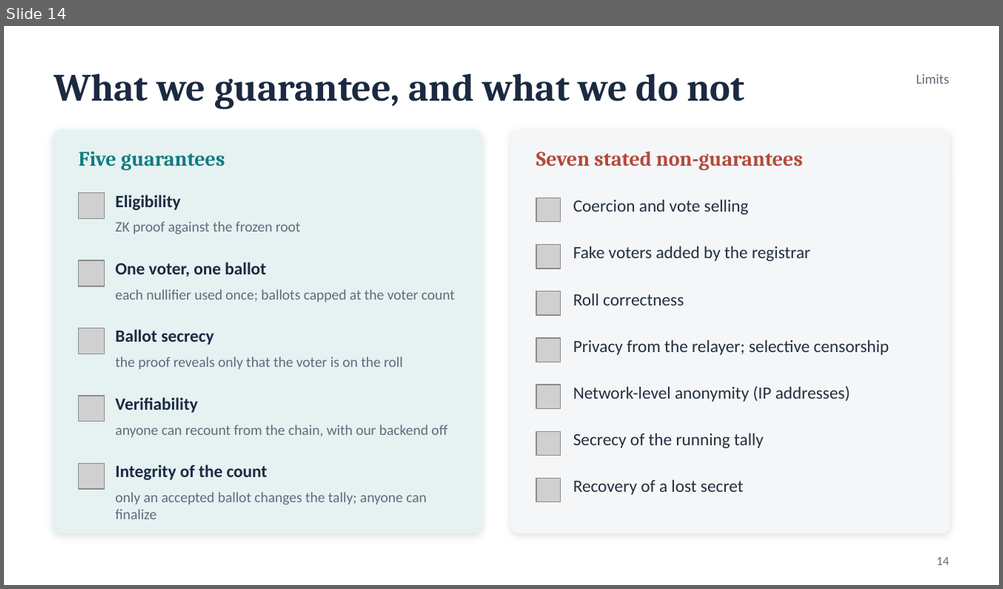
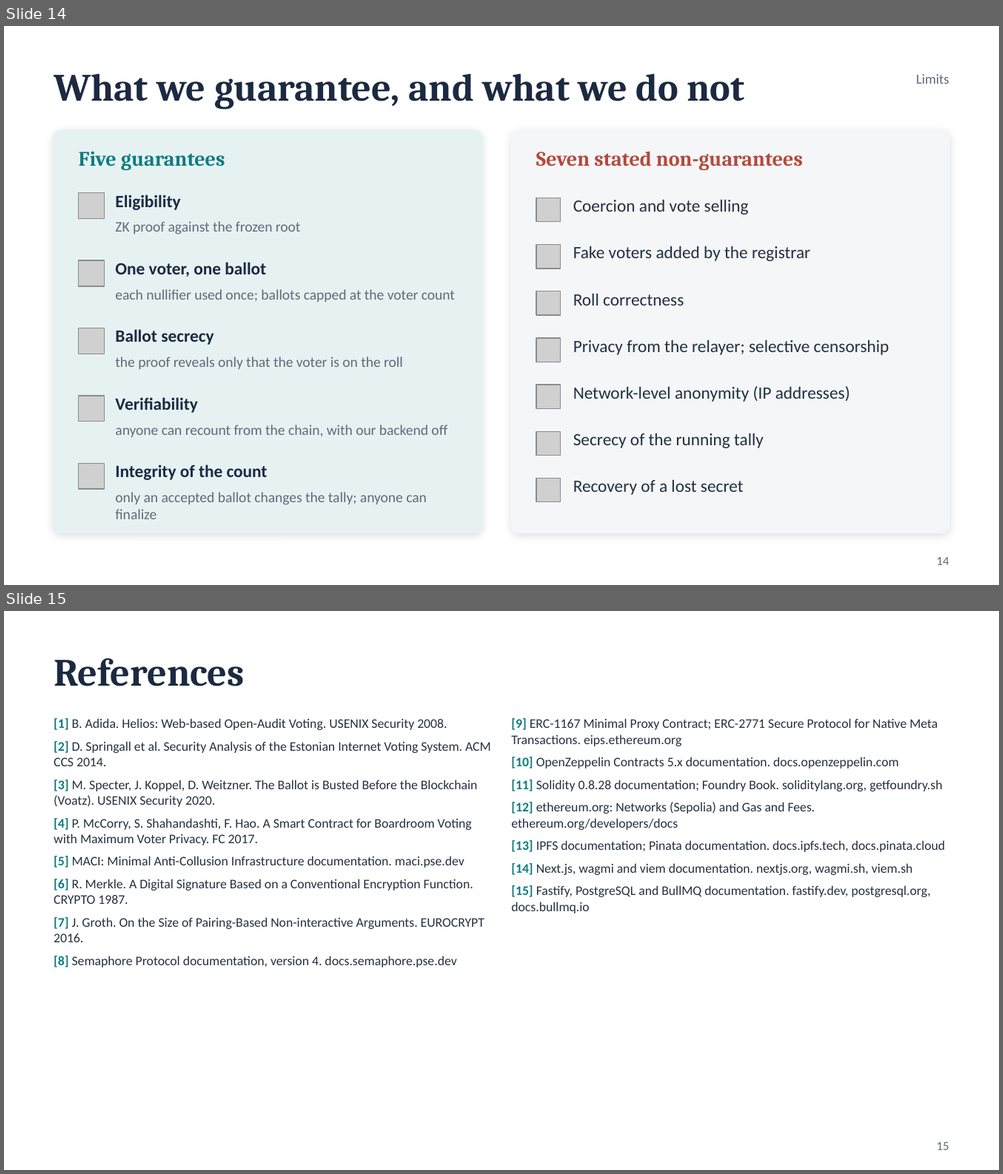
Before and after one commit to Chaitanya-Keyal/decentralized-voting-system, a slide deck: reports/eval1-slides.pptx. Shown one above the other, each under a label of ours: slide 14 before the commit, slides 14 and 15 after it. The pictures are 1003x589 and 1003x1174 pixels, drawn with LibreOffice and Linux fonts; fonts in the diff are those of the drawing; grey boxes stand for pictures. Boxes give left, top, right and bottom in pixels: in the first picture for what was removed or moved away, otherwise in the second. Text is boxed around its words. In the diff, an @@ line names an element or a change of style, - is before the commit and + after.

```diff
--- a/reports/eval1-slides.pptx
+++ b/reports/eval1-slides.pptx
@@ slide 15 added at [4,611,999,1170], background #FFFFFF @@
@@ text added at [54,658,244,686], 28 pt, text #1B2A41, bold @@
+References
@@ text added at [54,718,491,968], 9.5 pt, text #23303F @@
+[1] B. Adida. Helios: Web-based Open-Audit Voting. USENIX Security 2008.
+[2] D. Springall et al. Security Analysis of the Estonian Internet Voting System. ACM CCS 2014.
+[3] M. Specter, J. Koppel, D. Weitzner. The Ballot is Busted Before the Blockchain (Voatz). USENIX Security 2020.
+[4] P. McCorry, S. Shahandashti, F. Hao. A Smart Contract for Boardroom Voting with Maximum Voter Privacy. FC 2017.
+[5] MACI: Minimal Anti-Collusion Infrastructure documentation. maci.pse.dev
+[6] R. Merkle. A Digital Signature Based on a Conventional Encryption Function. CRYPTO 1987.
+[7] J. Groth. On the Size of Pairing-Based Non-interactive Arguments. EUROCRYPT 2016.
+[8] Semaphore Protocol documentation, version 4. docs.semaphore.pse.dev
@@ text added at [511,718,945,914], 9.5 pt, text #23303F @@
+[9] ERC-1167 Minimal Proxy Contract; ERC-2771 Secure Protocol for Native Meta Transactions. eips.ethereum.org
+[10] OpenZeppelin Contracts 5.x documentation. docs.openzeppelin.com
+[11] Solidity 0.8.28 documentation; Foundry Book. soliditylang.org, getfoundry.sh
+[12] ethereum.org: Networks (Sepolia) and Gas and Fees. ethereum.org/developers/docs
+[13] IPFS documentation; Pinata documentation. docs.ipfs.tech, docs.pinata.cloud
+[14] Next.js, wagmi and viem documentation. nextjs.org, wagmi.sh, viem.sh
+[15] Fastify, PostgreSQL and BullMQ documentation. fastify.dev, postgresql.org, docs.bullmq.io
@@ text added at [936,1142,949,1150], 9 pt, text #5E6B7A @@
+15
```
Also in this commit, not shown: 6 slides changed, 1 other slide added, 1 slide removed, 19 other files.
